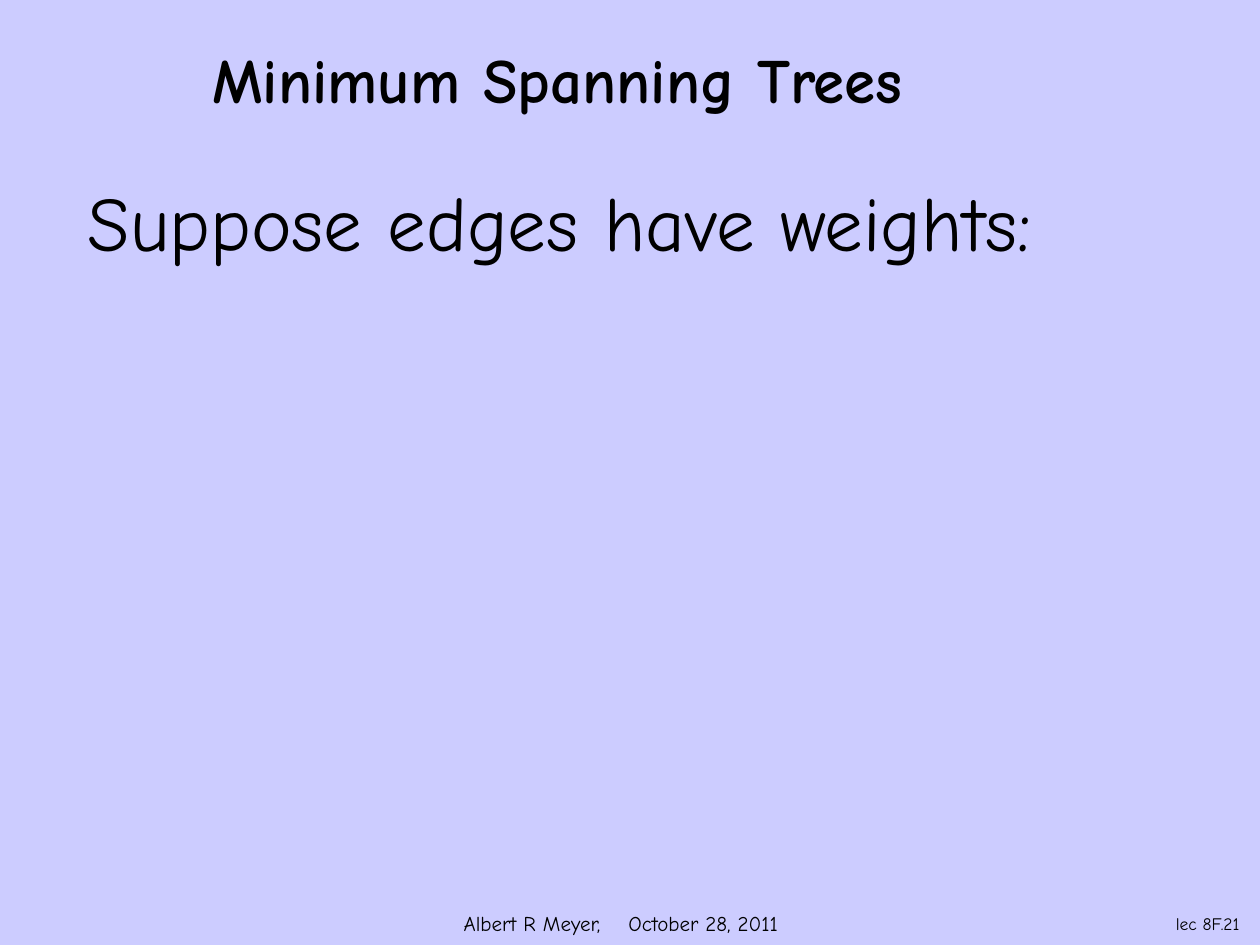
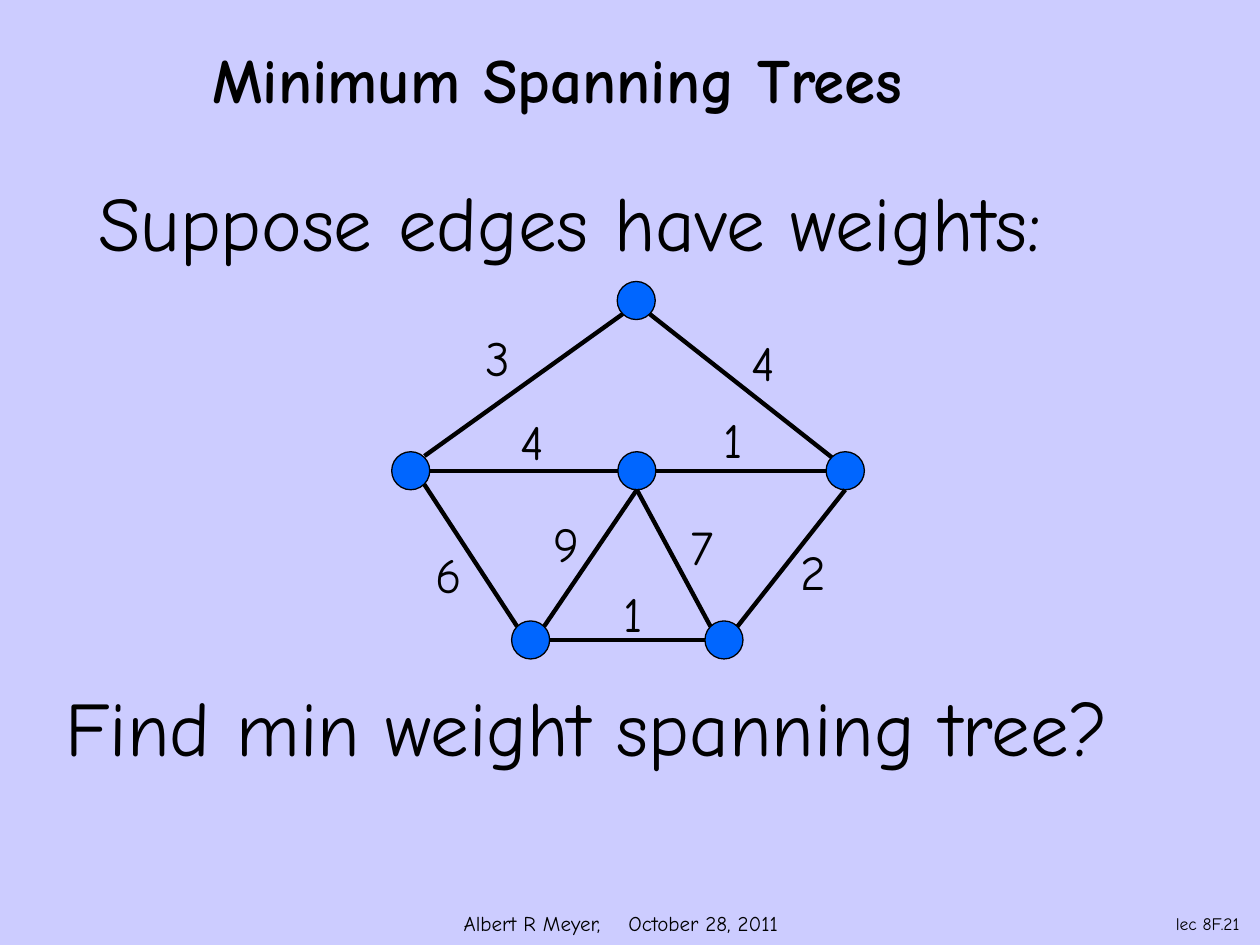
Before and after one commit to armeyer/mcs_web, a slide deck: slide 21 of fall11/slidesF11/slides9m.pptx. Drawn at 1260x945 pixels with LibreOffice and Linux fonts; fonts in the diff are those of the drawing; background and template pictures are left out. Boxes give left, top, right and bottom in pixels: in the first picture for what was removed or moved away, otherwise in the second. Text is boxed around its words. In the diff, an @@ line names an element or a change of style, - is before the commit and + after.

Commit message:
slides9m

```diff
--- a/fall11/slidesF11/slides9m.pptx
+++ b/fall11/slidesF11/slides9m.pptx
@@ text "Suppose edges have weights:": place and size @@
-text "Suppose edges have weights:" at (88,198,1031,267)
+text "Suppose edges have weights:" at (98,198,1042,267)
@@ group added at (392,281,864,659): 9 lines, 9 texts, 6 ellipses @@
+4
+4
+1
+3
+6
+9
+2
+1
+7
@@ text added at (65,702,1108,772), 44 pt, text #000000 @@
+Find min weight spanning tree?
```
Also in this commit, not shown: 1 other slide changed, 9 slides added, 1 other file.
